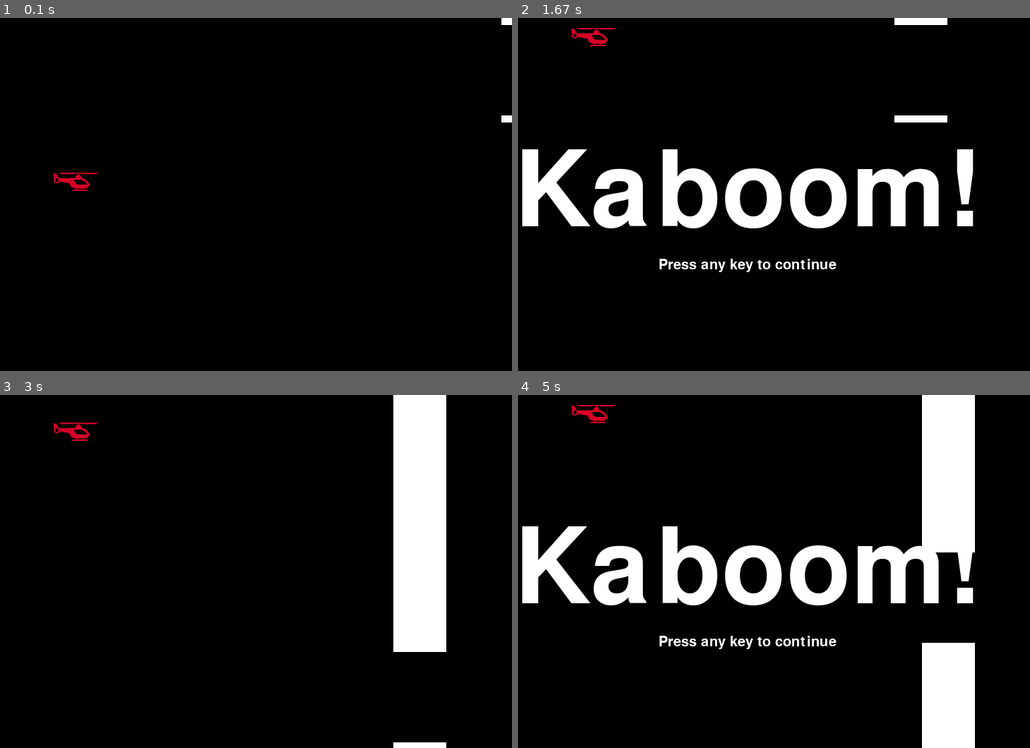
Above: before the commit, frames 1-4 (two rows, left to right).
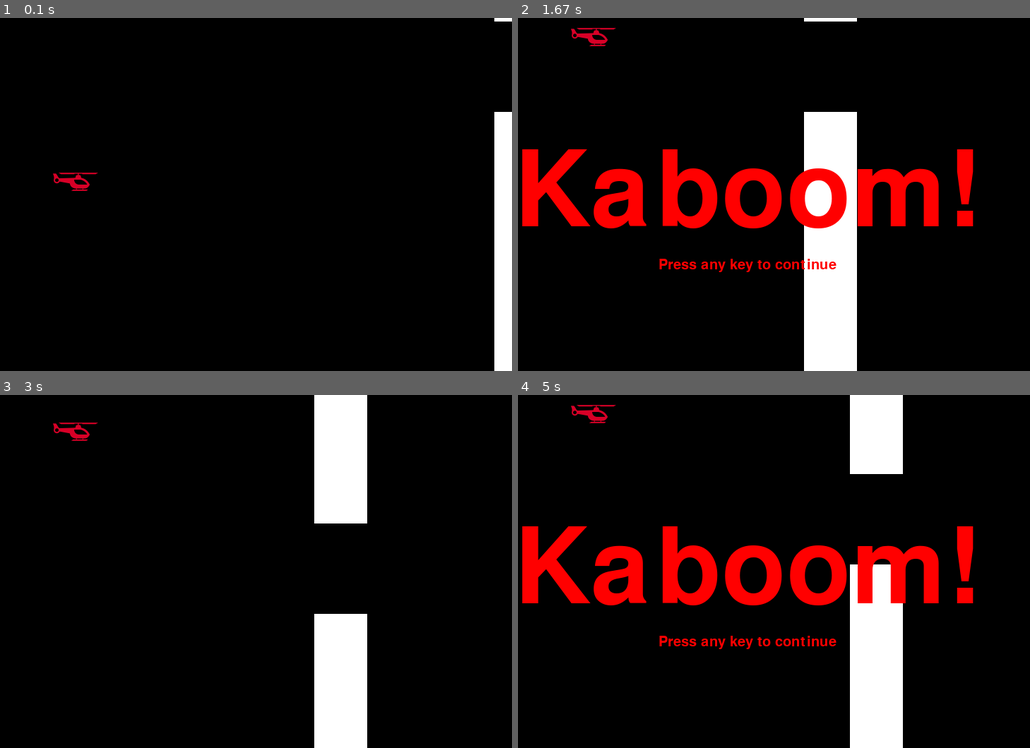
Above: after the commit, the same moments.

Repository: andrewkisel/pygame-flappy-helicopter
Game: pygame game, started from first_pygame.py
Same seed, same stepped clock (60 frames per second), same inputs: the game is played once before the commit and once after it.
Inputs:
- Up to frame 1 (0.1 s): no input
- Up to frame 2 (1.67 s): hold Up 0.33-0.8 s; hold Up 0.83-1.2 s
- Up to frame 3 (3 s): hold Up 1.97-2.27 s; hold Up 2.3-2.67 s; hold Up from 2.7 s (still down)
- Up to frame 4 (5 s): release Up at 3 s; hold Up 3.03-3.4 s; hold Up 3.77-4.13 s; hold Up 4.17-4.47 s; hold Up 4.5-4.87 s; hold Up from 4.9 s (still down)

The runs differ from the first frame. In frame 1, 2.5% of the frame differs, in the area x 96-100%, y 0-100%; in frame 2, 16%; in frame 3, 15%; in frame 4, 24%, in the area x 0-90%, y 0-100%.

Commit message:
Add logic to handle crashes into blocks. Modify picture size to be more precise. Make gap size bigger.

Diff:
--- a/first_pygame.py
+++ b/first_pygame.py
@@ -4,14 +4,15 @@
 
 black = (0, 0, 0)
 white = (255, 255, 255)
+red = (255, 0, 0)
 
 # Initializing.
 pygame.init()
 
 surface_width = 800
 surface_height = 500
-image_height = 64
-image_width = 64
+image_height = 32
+image_width = 32
 
 # Define game surface.
 surface = pygame.display.set_mode((surface_width, surface_height))
@@ -28,7 +29,7 @@
 
 def blocks(x_block, y_block, block_width, block_height, gap):
     pygame.draw.rect(surface, white, [x_block, y_block, block_width, block_height])
-    pygame.draw.rect(surface, white, [x_block, y_block + block_height + gap, block_width, block_height])
+    pygame.draw.rect(surface, white, [x_block, y_block + block_height + gap, block_width, surface_height])
 
 
 # Handle press any key to continue.
@@ -45,7 +46,7 @@
 
 # Create text objects and return them in addition to rectangles.
 def make_text_objs(message, font):
-    text_surface = font.render(message, True, white)
+    text_surface = font.render(message, True, red)
     return text_surface, text_surface.get_rect()
 
 
@@ -89,13 +90,15 @@
     # Variable to render helicopter movements along y axis.
     y_move = 0
 
+    # Block coordinates and size
     x_block = surface_width
     y_block = 0
     block_width = 75
-    block_height = random.randint(0, surface_height)
-    gap = image_height * 2
+    block_height = random.randint(0, (surface_height / 2))
+    gap = image_height * 4
+
     # How fast the blocks move.
-    block_move = 3
+    block_move = 5
 
     game_over = False
 
@@ -129,6 +132,26 @@
         # Check if helicopter went out of boundaries.
         if y > surface_height - 64 or y < 0:
             gameover()
+        # Check if block has moved out of the screen.
+        if x_block < (-1 * block_width):
+            # Resetting the starting x-position of the block.
+            x_block = surface_width
+            block_height = random.randint(0, (surface_height / 2))
+
+        # Check if we crashed into the block.
+        if x + image_width > x_block:
+            if x < x_block + block_width:
+                print('Possibly within the boundaries of x')
+                if y < block_height:
+                    print('y crossover upper!')
+                    if x - image_width < block_width + x_block:
+                        print('game over. hit upper.')
+                        gameover()
+            if y + image_height > block_height + gap:
+                print('y crossover lower')
+                if x < block_width + x_block:
+                    print('Game over lower')
+                    gameover()
 
         # Updating specific areas on the screen. If empty parameters - everything is updated.
         pygame.display.update()
